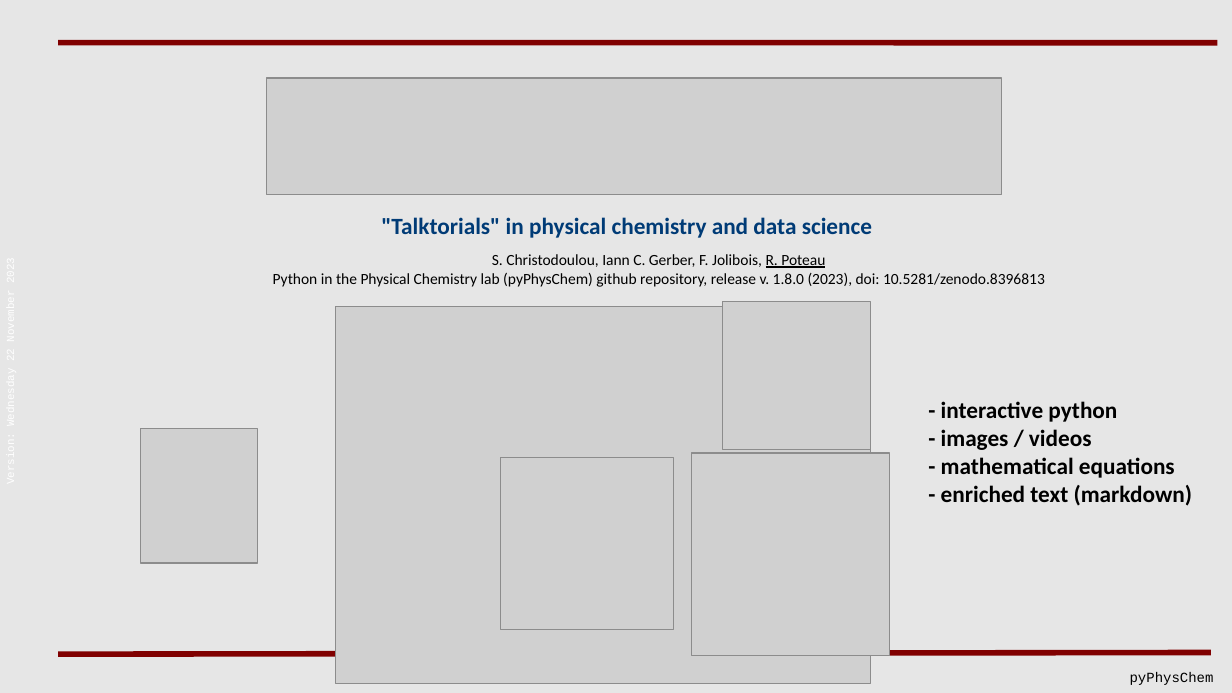
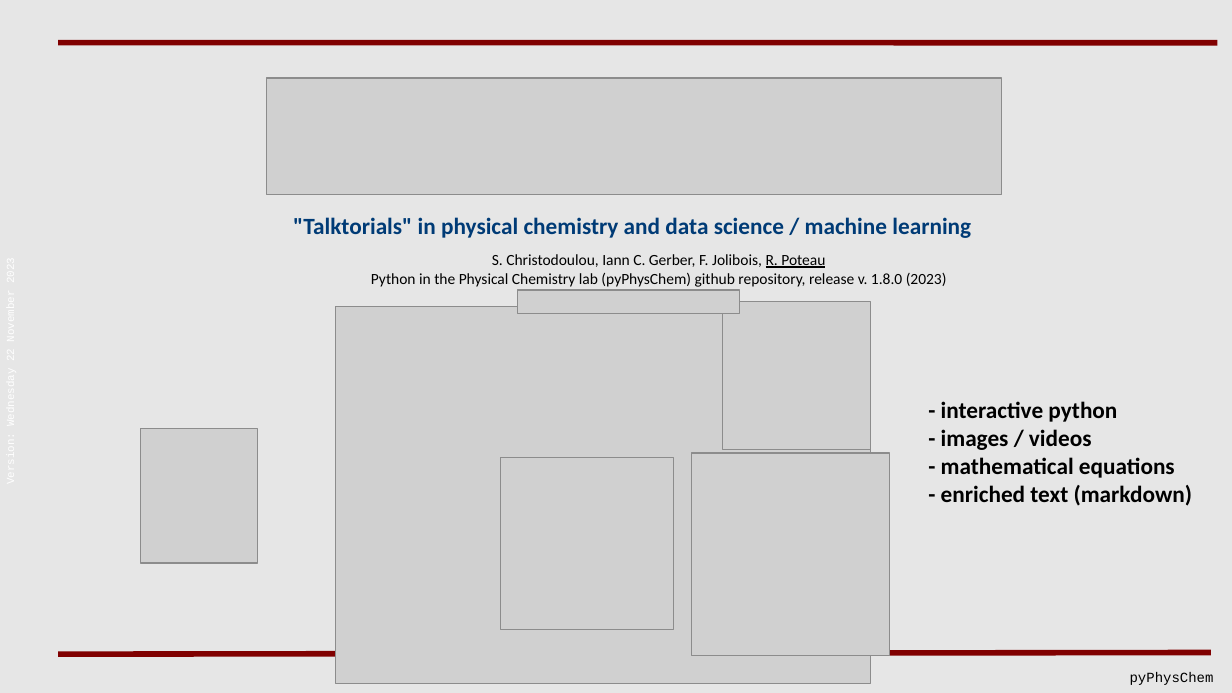
Before and after one commit to rpoteau/pyPhysChem, a slide deck: slide 1 of Misc-Slides/pyPhysChem.odp. Drawn at 1232x693 pixels with LibreOffice and Linux fonts; fonts in the diff are those of the drawing; grey boxes stand for pictures; background and template pictures are left out. Boxes give left, top, right and bottom in pixels: in the first picture for what was removed or moved away, otherwise in the second. Text is boxed around its words. In the diff, an @@ line names an element or a change of style, - is before the commit and + after.

```diff
--- a/Misc-Slides/pyPhysChem.odp
+++ b/Misc-Slides/pyPhysChem.odp
@@ text at [293, 217, 971, 238]: text changed @@
-"Talktorials" in physical chemistry and data science
+"Talktorials" in physical chemistry and data science / machine learning
@@ text at [371, 273, 947, 287]: text changed @@
-Python in the Physical Chemistry lab (pyPhysChem) github repository, release v. 1.8.0 (2023), doi: 10.5281/zenodo.8396813
+Python in the Physical Chemistry lab (pyPhysChem) github repository, release v. 1.8.0 (2023)
@@ picture added at [518, 291, 740, 314] @@
```
Also in this commit, not shown: 3 other slides changed, 1 other file.
